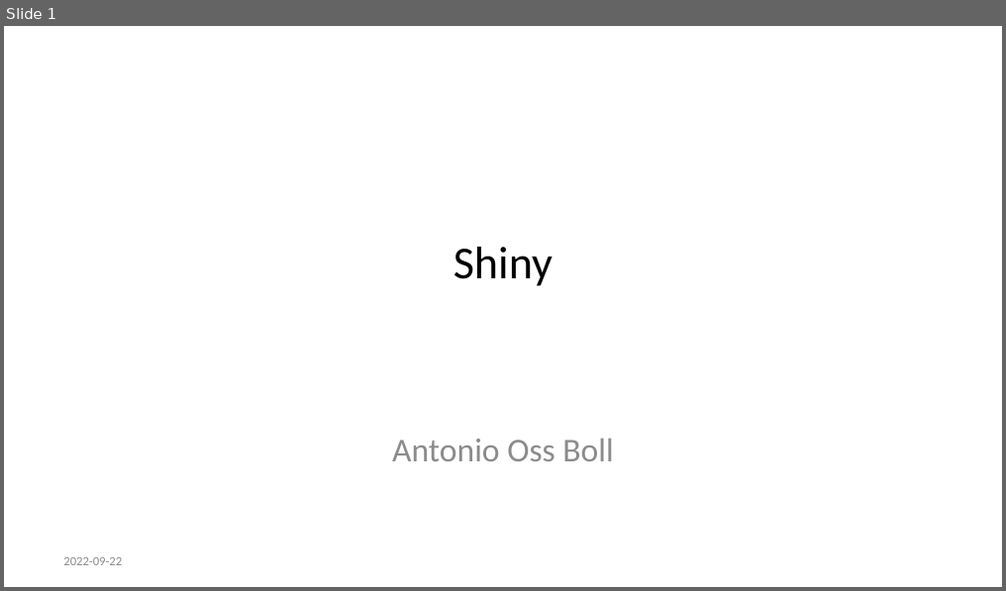
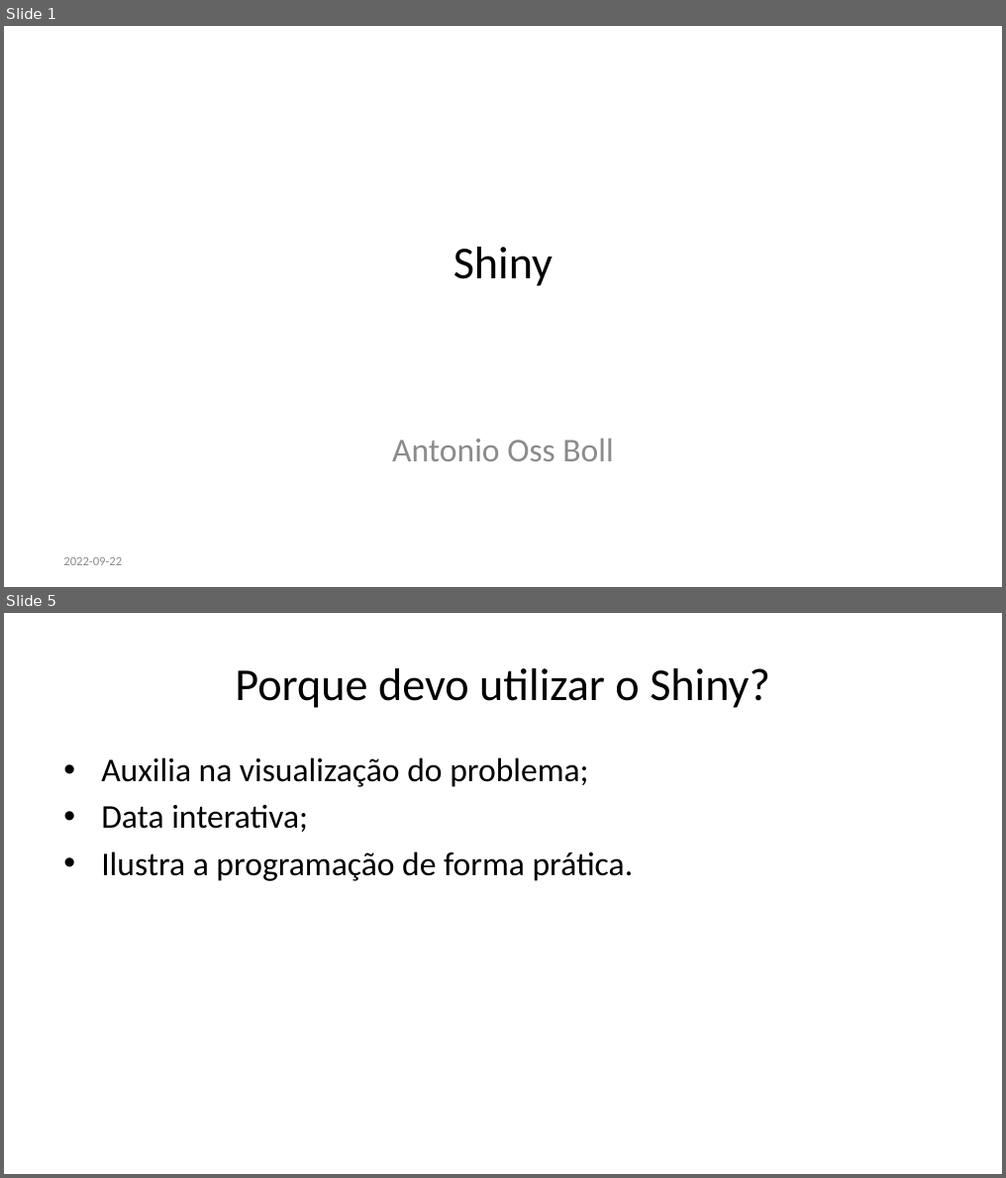
Before and after one commit to AntonioBoll/ApresentacaoShiny, a slide deck: apresentacao.pptx. Shown one above the other, each under a label of ours: slide 1 before the commit, slides 1 and 5 after it; the slides between them are not shown. The pictures are 1006x591 and 1006x1178 pixels, drawn with LibreOffice and Linux fonts; fonts in the diff are those of the drawing. Boxes give left, top, right and bottom in pixels: in the first picture for what was removed or moved away, otherwise in the second. Text is boxed around its words. In the diff, an @@ line names an element or a change of style, - is before the commit and + after.

```diff
--- a/apresentacao.pptx
+++ b/apresentacao.pptx
@@ slide 5 added at box(4, 613, 1002, 1174), background #FFFFFF @@
@@ title added at box(235, 668, 770, 708), 33 pt, text #000000 @@
+Porque devo utilizar o Shiny?
@@ text added at box(101, 758, 634, 881), 24 pt, text #000000 @@
+• Auxilia na visualização do problema;
+• Data interativa;
+• Ilustra a programação de forma prática.
```
Also in this commit, not shown: 1 slide changed, 18 other slides added, 3 slides removed, 1 other file.
